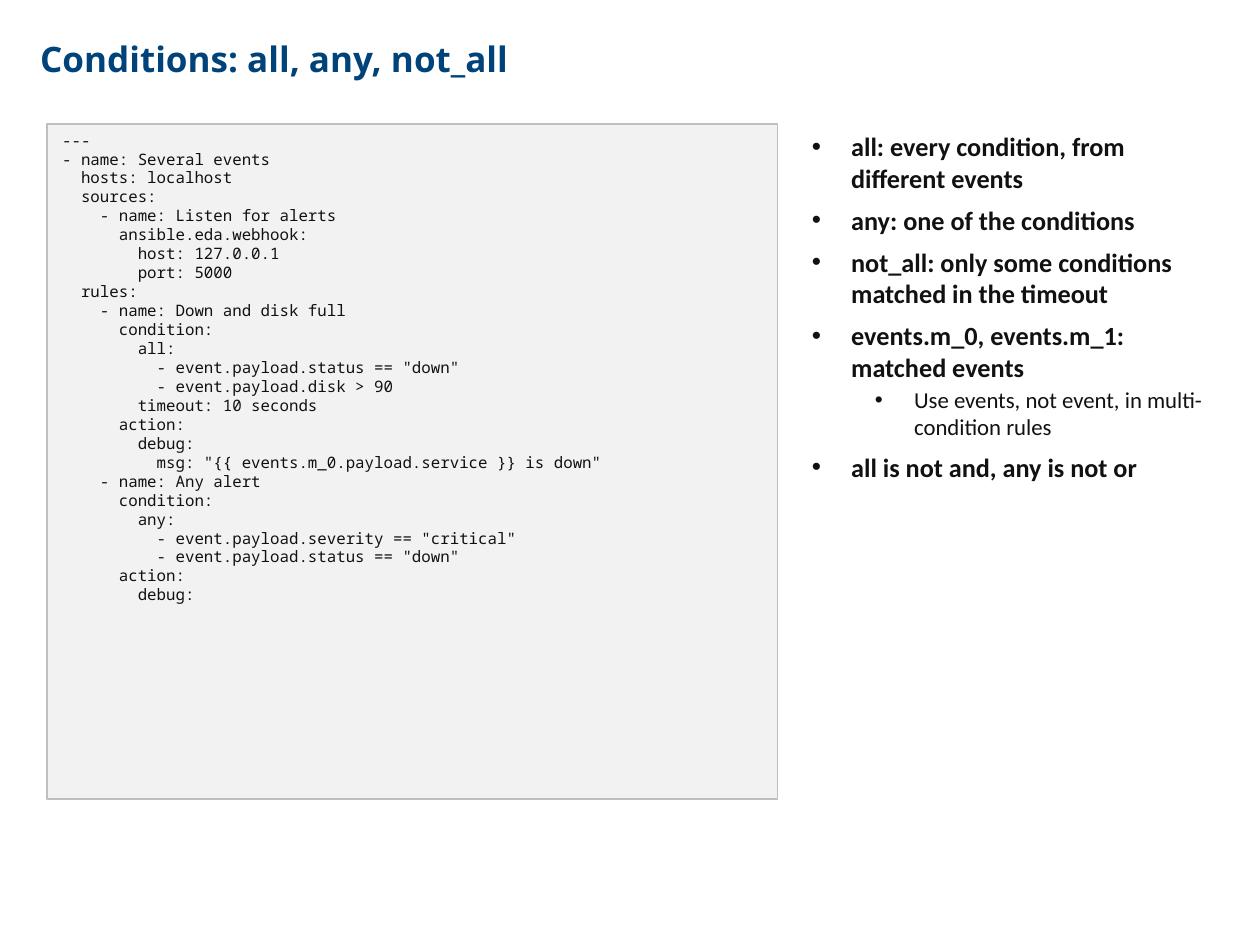
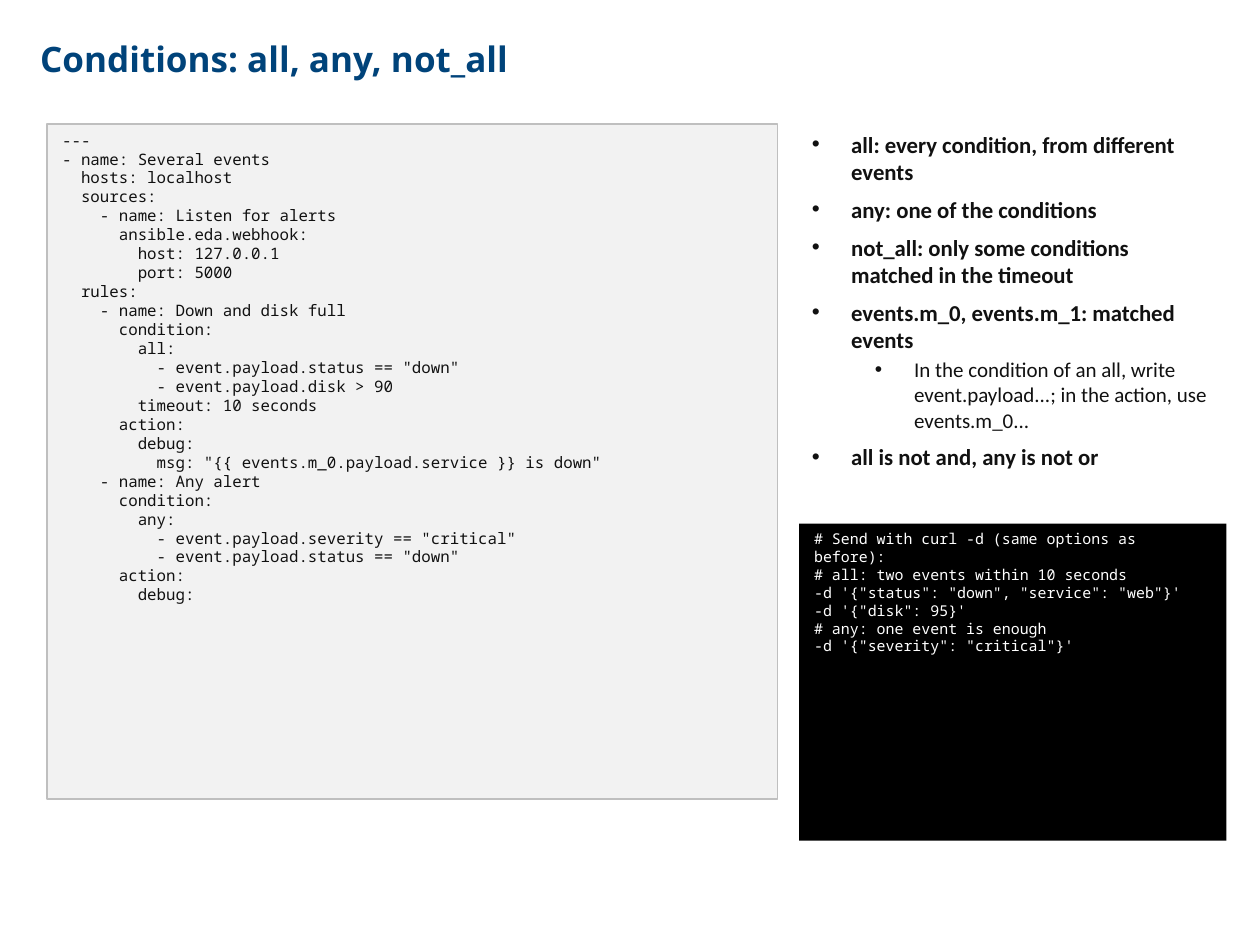
Before and after one commit to CCoupel/ansible-training, a slide deck: slide 207 of Ansible Training.pptx. Drawn at 1260x945 pixels with LibreOffice and Linux fonts; fonts in the diff are those of the drawing. Boxes give left, top, right and bottom in pixels: in the first picture for what was removed or moved away, otherwise in the second. Text is boxed around its words. In the diff, an @@ line names an element or a change of style, - is before the commit and + after.

```diff
--- a/Ansible Training.pptx
+++ b/Ansible Training.pptx
@@ text at <box>851,137,1174,469</box>: size 15 to 13 pt in "all: every condition, from different events", "any: one of the conditions", "not_all: only some conditions matched in the ...", "events.m_0, events.m_1: matched events" and 1 more places @@
@@ text at <box>914,362,1207,431</box>: text changed; size 13 to 12 pt @@
-  • Use events, not event, in multi-condition rules
+  • In the condition of an all, write event.payload...; in the action, use events.m_0...
@@ rectangle added at <box>799,524,1226,842</box>, fill #000000, 8.5 pt, text #FFFFFF @@
+# Send with curl -d (same options as before):
+# all: two events within 10 seconds
+-d '{"status": "down", "service": "web"}'
+-d '{"disk": 95}'
+# any: one event is enough
+-d '{"severity": "critical"}'
```
Also in this commit, not shown: 5 other slides changed.
